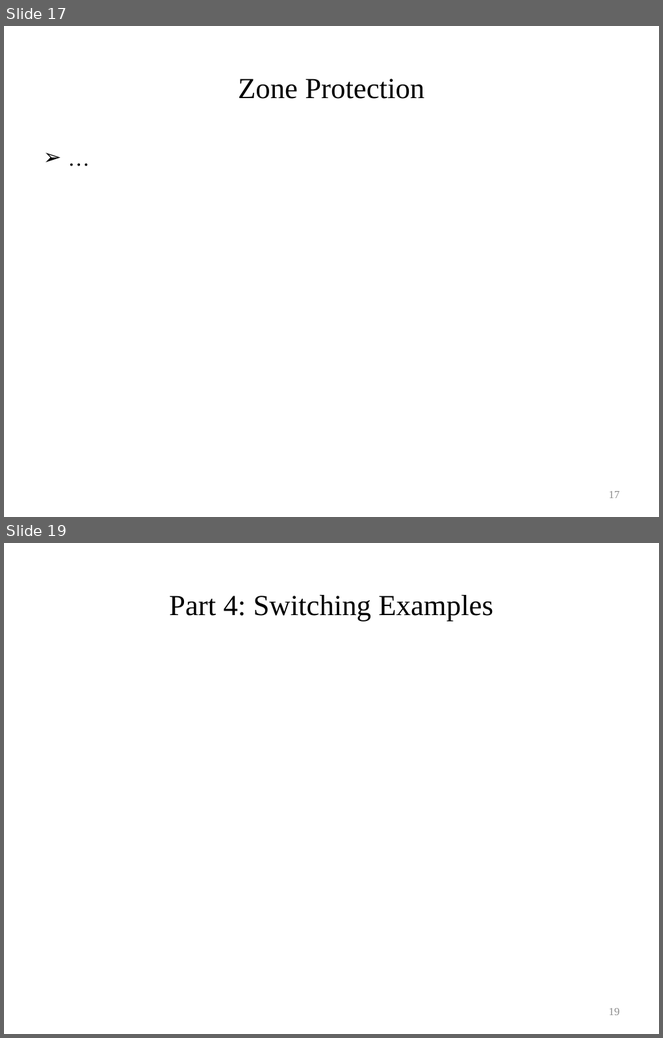
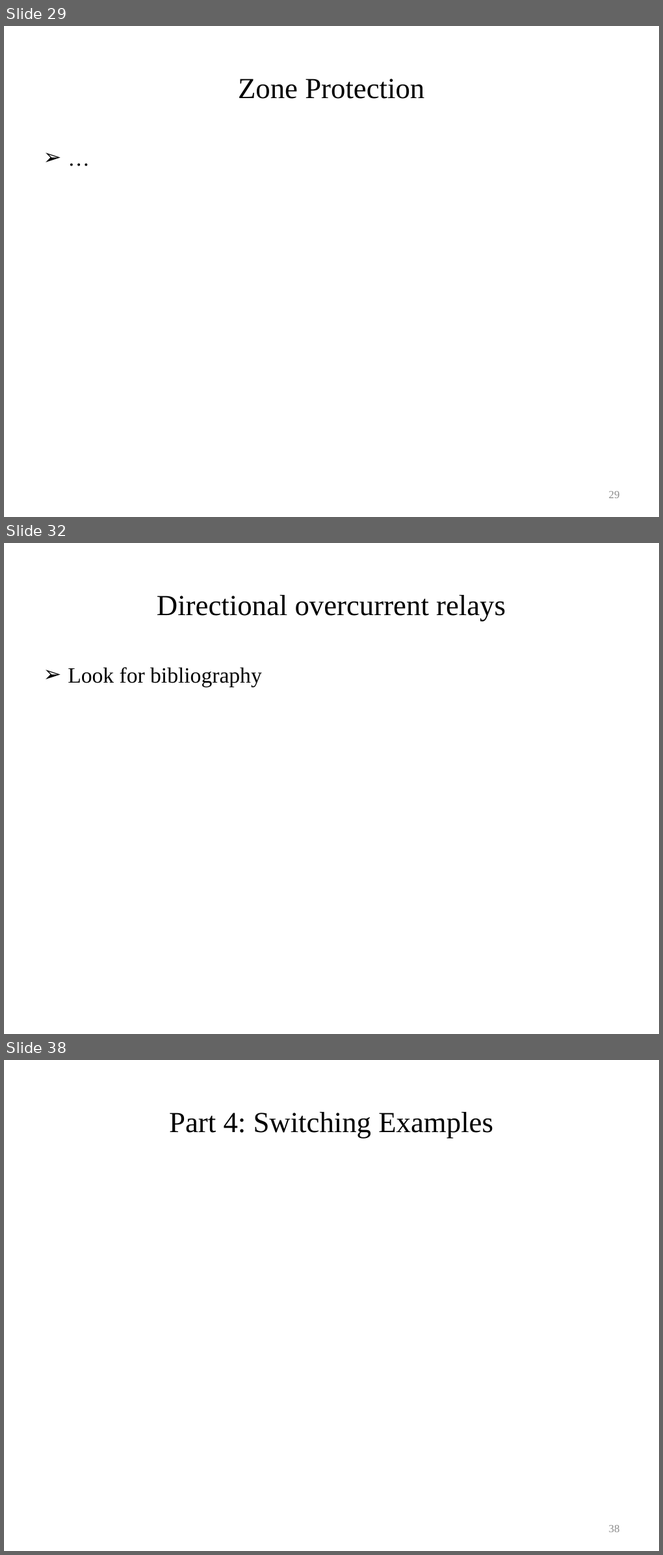
Before and after one commit to gridlab-d/course, a slide deck: University of Washington Class/Module 9 - Automated switching and reconfiguration.pptx. Shown one above the other, each under a label of ours: slides 17 and 19 before the commit, slides 29, 32 and 38 after it; the slides between them are not shown. The pictures are 663x1038 and 663x1555 pixels, drawn with LibreOffice and Linux fonts; fonts in the diff are those of the drawing. Boxes give left, top, right and bottom in pixels: in the first picture for what was removed or moved away, otherwise in the second. Text is boxed around its words. In the diff, an @@ line names an element or a change of style, - is before the commit and + after.

```diff
--- a/University of Washington Class/Module 9 - Automated switching and reconfiguration.pptx
+++ b/University of Washington Class/Module 9 - Automated switching and reconfiguration.pptx
@@ slide 32 added at <box>4,543,659,1034</box>, background #FFFFFF @@
@@ title added at <box>157,595,506,621</box>, 32 pt, text #000000 @@
+Directional overcurrent relays
@@ text added at <box>68,667,262,687</box>, 24 pt, text #000000 @@
+➢ Look for bibliography
@@ what was slide 17 is now slide 29 @@
@@ page number at <box>609,491,620,499</box>: text changed @@
-17
+29
@@ what was slide 19 is now slide 38 @@
@@ page number at <box>609,1525,620,1533</box>: text changed @@
-19
+38
```
Also in this commit, not shown: 4 slides changed, 18 other slides added.
